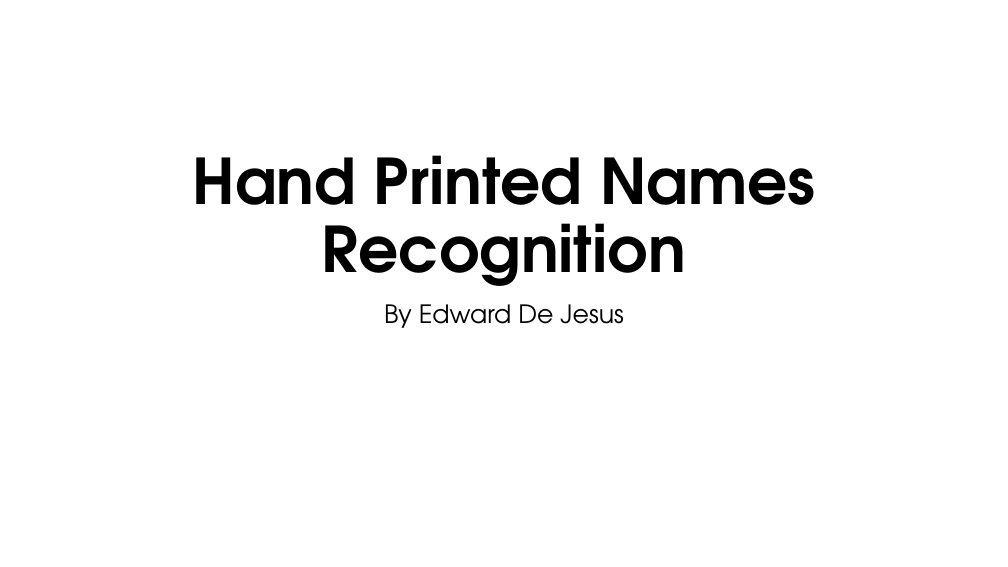
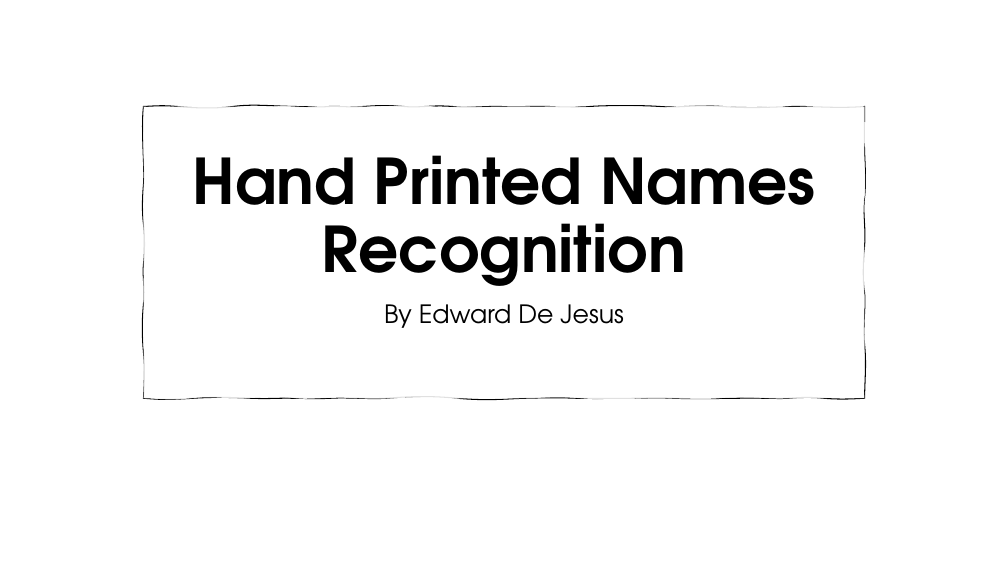
Before and after one commit to edejesus196/handwritten_names_recognition, a slide deck: slide 1 of presentation/MVP presentation.pptx. Drawn at 1008x567 pixels with LibreOffice and Linux fonts; fonts in the diff are those of the drawing; background and template pictures are left out. Boxes give left, top, right and bottom in pixels: in the first picture for what was removed or moved away, otherwise in the second. Text is boxed around its words. In the diff, an @@ line names an element or a change of style, - is before the commit and + after.

```diff
--- a/presentation/MVP presentation.pptx
+++ b/presentation/MVP presentation.pptx
@@ freeform shape added at (144,107,865,399), fill #FFFFFF at 88% opacity, outline #000000 1 pt @@
```
Also in this commit, not shown: 7 other slides changed.
